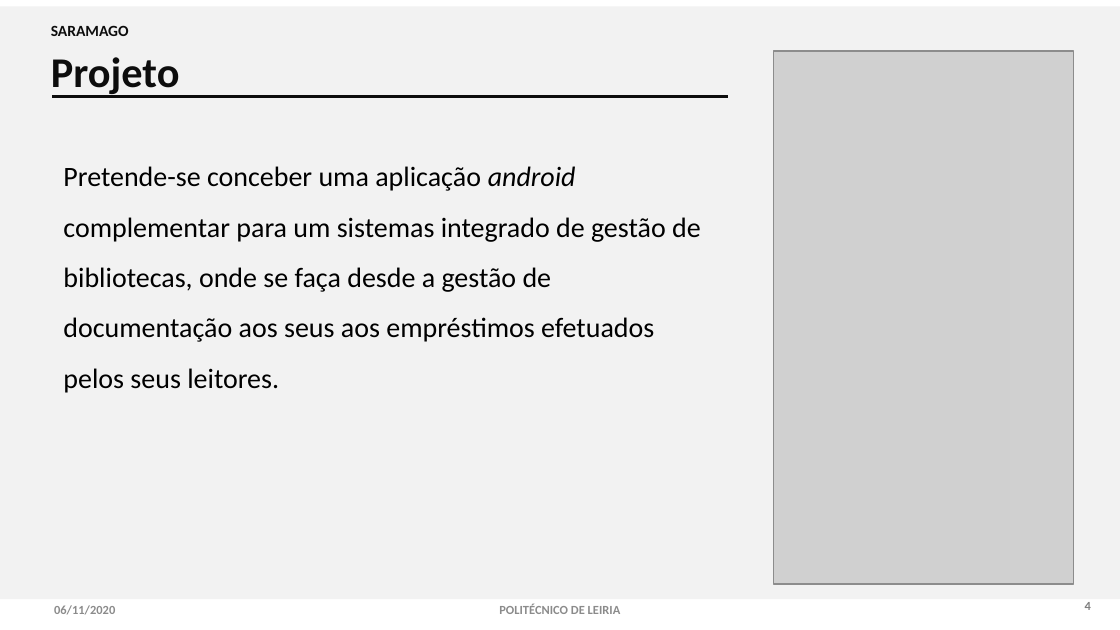
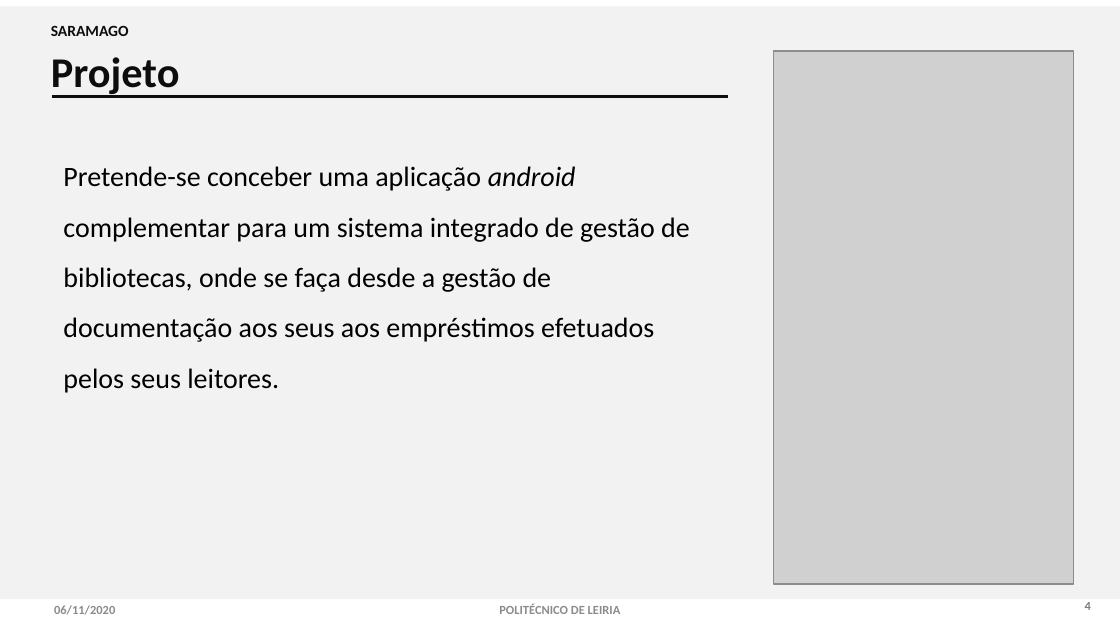
Before and after one commit to 2180622/IPL_PSI_ProjetoFinal_SARAMAGO, a slide deck: slide 5 of documentacao/Especificacao_Sistema_Informacao/android/IPL-TeSP-AMSI-SARAMAGO.pptx. Drawn at 1120x630 pixels with LibreOffice and Linux fonts; fonts in the diff are those of the drawing; grey boxes stand for pictures. Boxes give left, top, right and bottom in pixels: in the first picture for what was removed or moved away, otherwise in the second. Text is boxed around its words. In the diff, an @@ line names an element or a change of style, - is before the commit and + after.

```diff
--- a/documentacao/Especificacao_Sistema_Informacao/android/IPL-TeSP-AMSI-SARAMAGO.pptx
+++ b/documentacao/Especificacao_Sistema_Informacao/android/IPL-TeSP-AMSI-SARAMAGO.pptx
@@ text at (63,166,690,393): text changed @@
-Pretende-se conceber uma aplicação android complementar para um sistemas integrado de gestão de bibliotecas, onde se faça desde a gestão de documentação aos seus aos empréstimos efetuados pelos seus leitores.
+Pretende-se conceber uma aplicação android complementar para um sistema integrado de gestão de bibliotecas, onde se faça desde a gestão de documentação aos seus aos empréstimos efetuados pelos seus leitores.
```
Also in this commit, not shown: 1 other slide changed, 2 other files.
